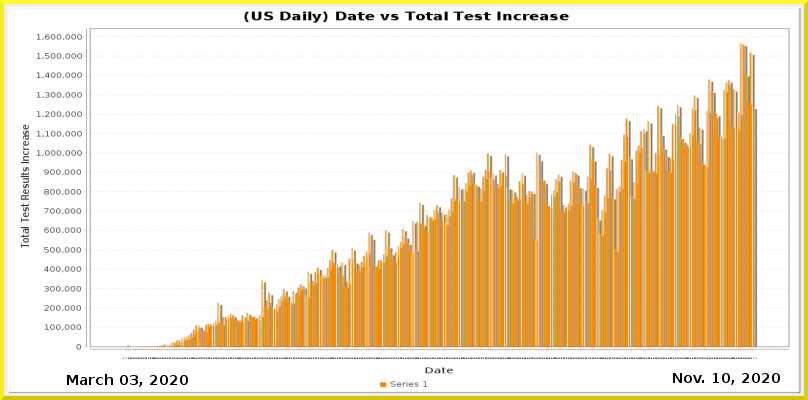
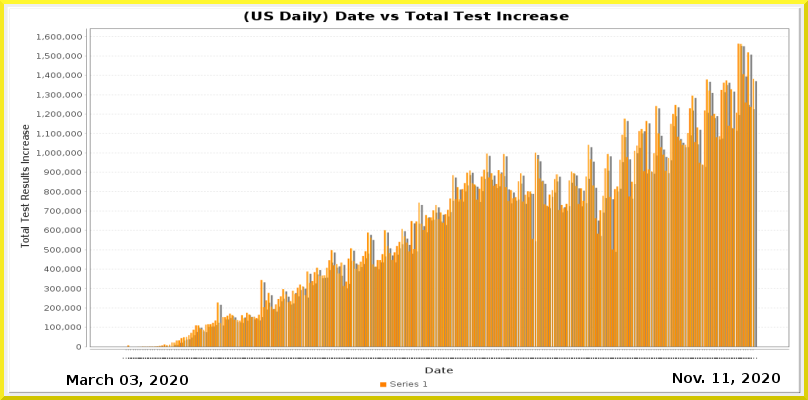
Two versions of the same layered image (808px x 400px). Layer-by-layer changes:
painted on "Current Date" over box(722, 373, 730, 383)
painted on "Date_vs_TestIncrease.png" over box(139, 43, 758, 359)
